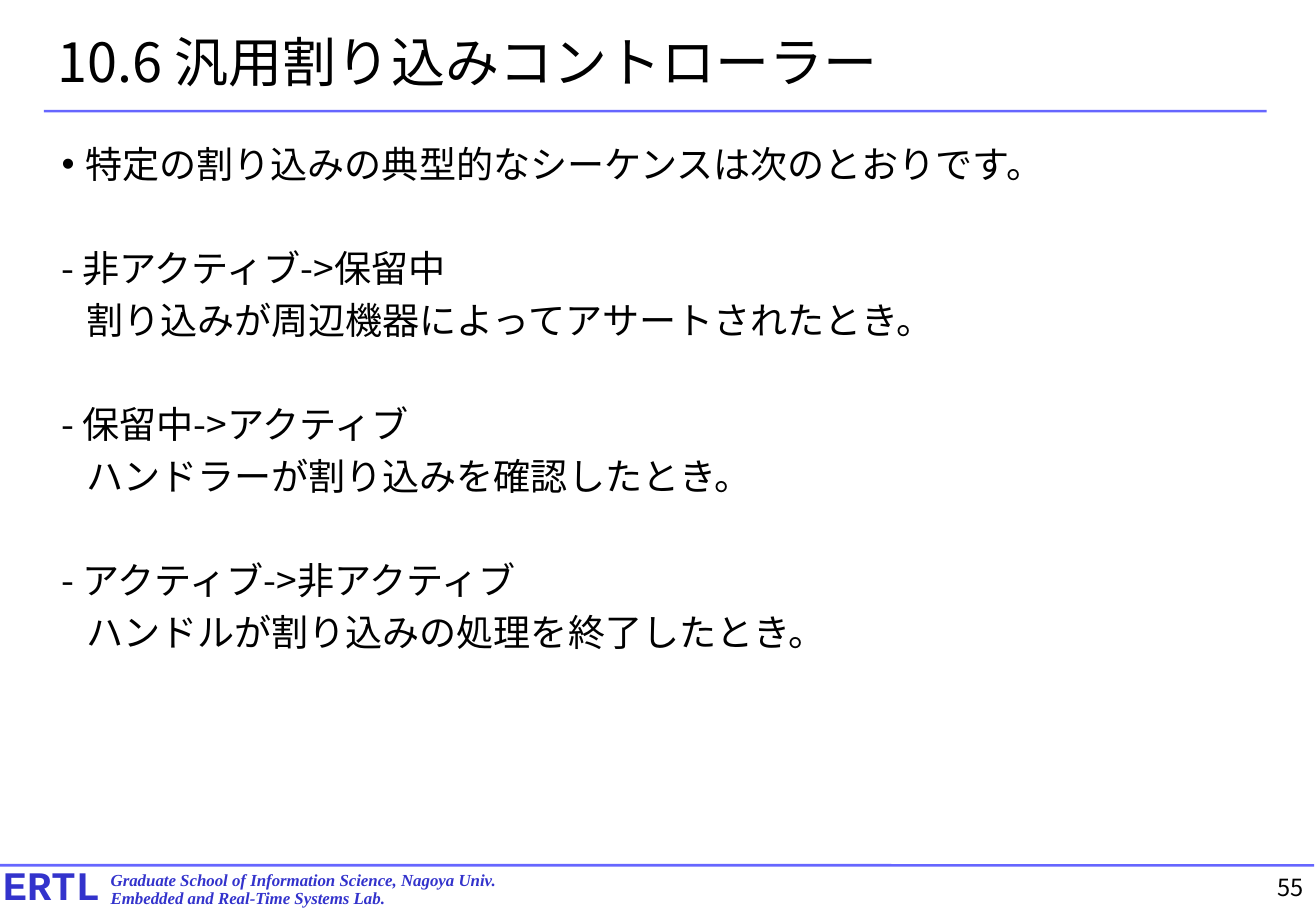
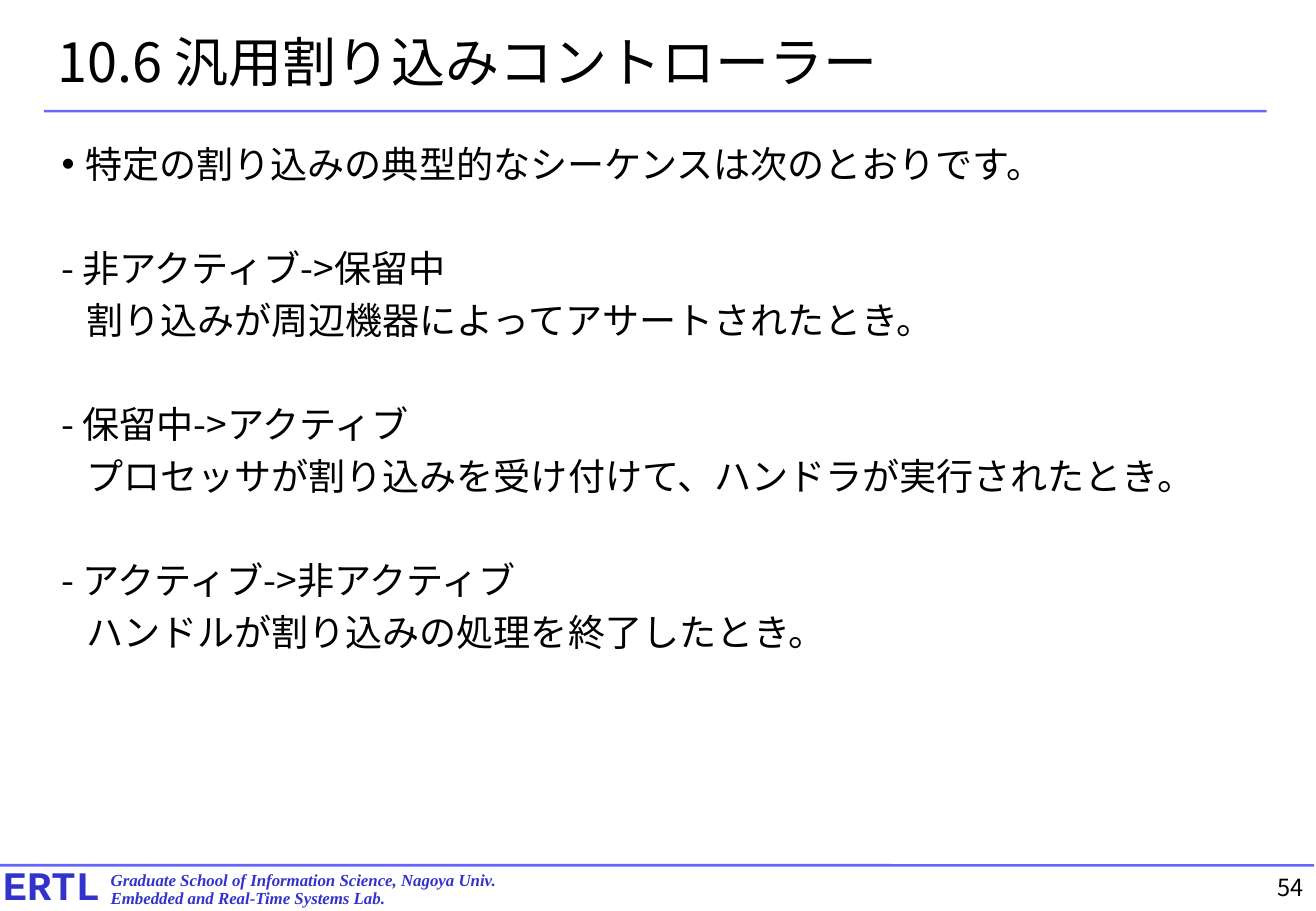
Before and after one commit to exshonda/arm64_basic, a slide deck: slide 54 of text/8.chapter10.pptx (slide 55 before the commit). Drawn at 1316x911 pixels with LibreOffice and Linux fonts; fonts in the diff are those of the drawing. Boxes give left, top, right and bottom in pixels: in the first picture for what was removed or moved away, otherwise in the second. Text is boxed around its words. In the diff, an @@ line names an element or a change of style, - is before the commit and + after.

```diff
--- a/text/8.chapter10.pptx
+++ b/text/8.chapter10.pptx
@@ text at [86,458,1194,493]: text changed @@
-ハンドラーが割り込みを確認したとき。
+プロセッサが割り込みを受け付けて、ハンドラが実行されたとき。
@@ page number at [1278,878,1304,897]: text changed @@
-55
+54
```
Also in this commit, not shown: 15 other slides changed, 1 slide removed.
